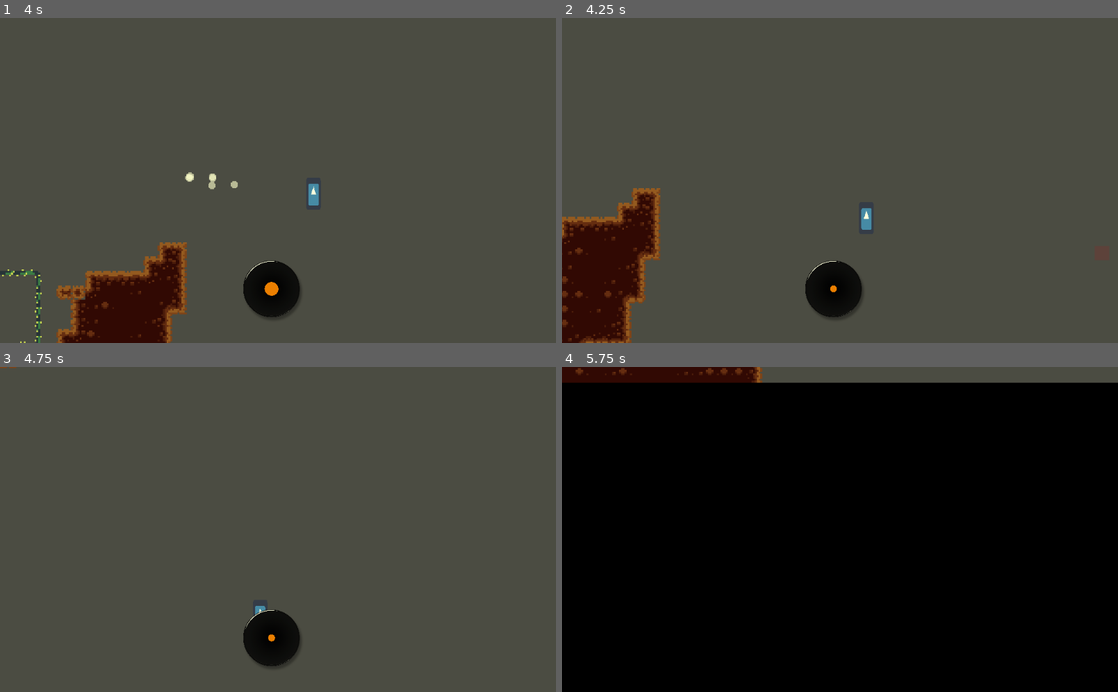
Above: before the commit, frames 1-4 (two rows, left to right).
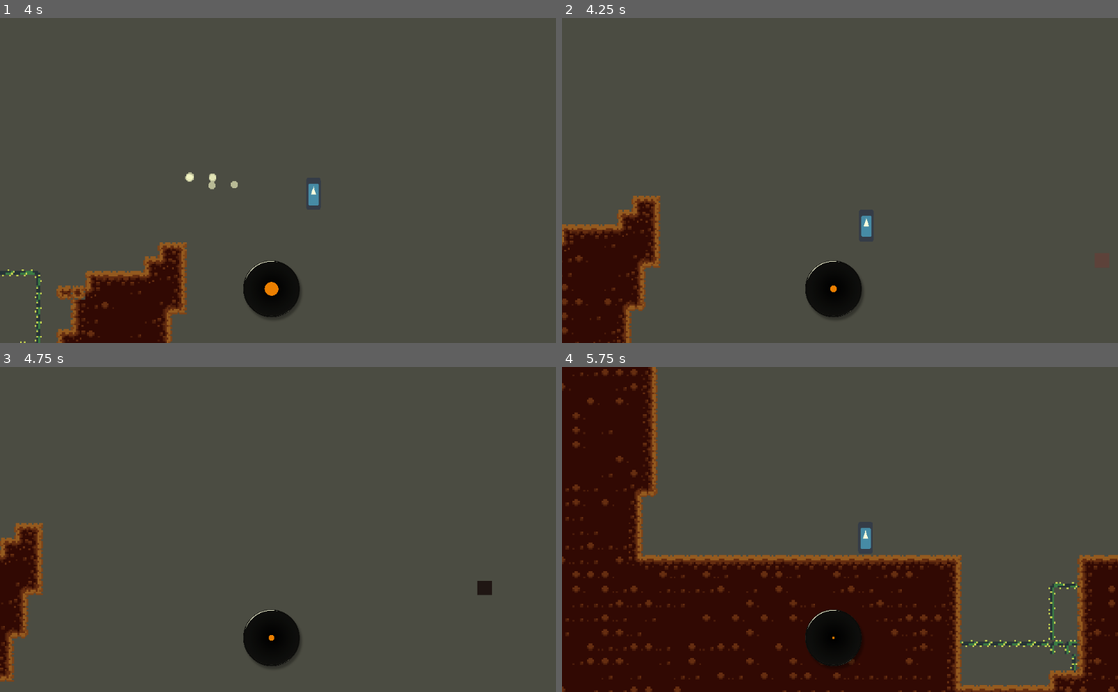
Above: after the commit, the same moments.

Repository: aridai-shi/gmtk2020
Game: Godot game, scene res://GameLoader.tscn
The game is run twice, just before and just after one commit, with the same random seed, the same clock (stepped at 60 frames per second) and the same inputs. The engine's default icon, where the game draws it, is replaced by a stand-in: a white triangle on a blue panel in a dark square. Sound files missing from this copy of the repository are replaced by a short silence.
Inputs:
- Up to frame 1 (4 s): hold Right (ui_right) 0.53-2.03 s; tap Space (ui_select) at 0.77, 1.52, 3.02, 3.77 s; hold Left (ui_left) 2.03-2.78 s; hold Right (ui_right) from 2.78 s (still down)
- Up to frame 2 (4.25 s): keep holding Right (ui_right)
- Up to frame 3 (4.75 s): release Right (ui_right) at 4.28 s; hold Left (ui_left) from 4.28 s (still down); tap Space (ui_select) at 4.52 s
- Up to frame 4 (5.75 s): release Left (ui_left) at 5.03 s; hold Right (ui_right) from 5.03 s (still down)

Frame 1 is identical in both runs. In frame 2, 2.2% of the frame differs, in the area x 0-56%, y 52-100%; in frame 3, 2.7%; in frame 4, 95%, in the area x 0-100%, y 0-100%.

Commit message:
Made bottomless pits a thing

Diff:
--- a/Player/Player.gd
+++ b/Player/Player.gd
@@ -34,6 +34,8 @@
 func _physics_process(delta):
 	if controllable:
 		get_input()
+		if $Camera2D.global_position.y > 100:
+			$Camera2D.global_position.y = 100
 		if $CoolTimer.time_left <= 0 && Input.is_action_pressed("ui_select") && dash:
 			dash = false
 			$DashTimer.start(0.08)
@@ -54,7 +56,7 @@
 			dash = true
 		velocity = move_and_slide(velocity, Vector2(0, -1))
 
-		if velocity.y > 800:
+		if global_position.y > 300:
 			Die()
 		for i in get_slide_count():
 			var collision = get_slide_collision(i)
